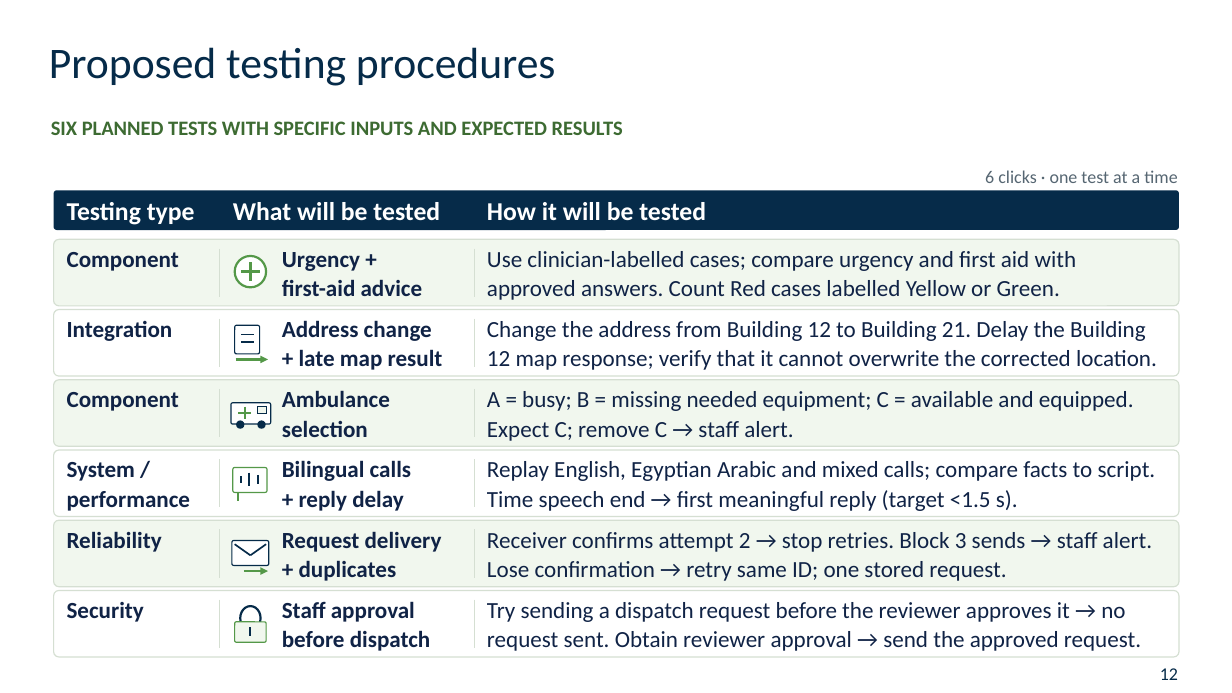
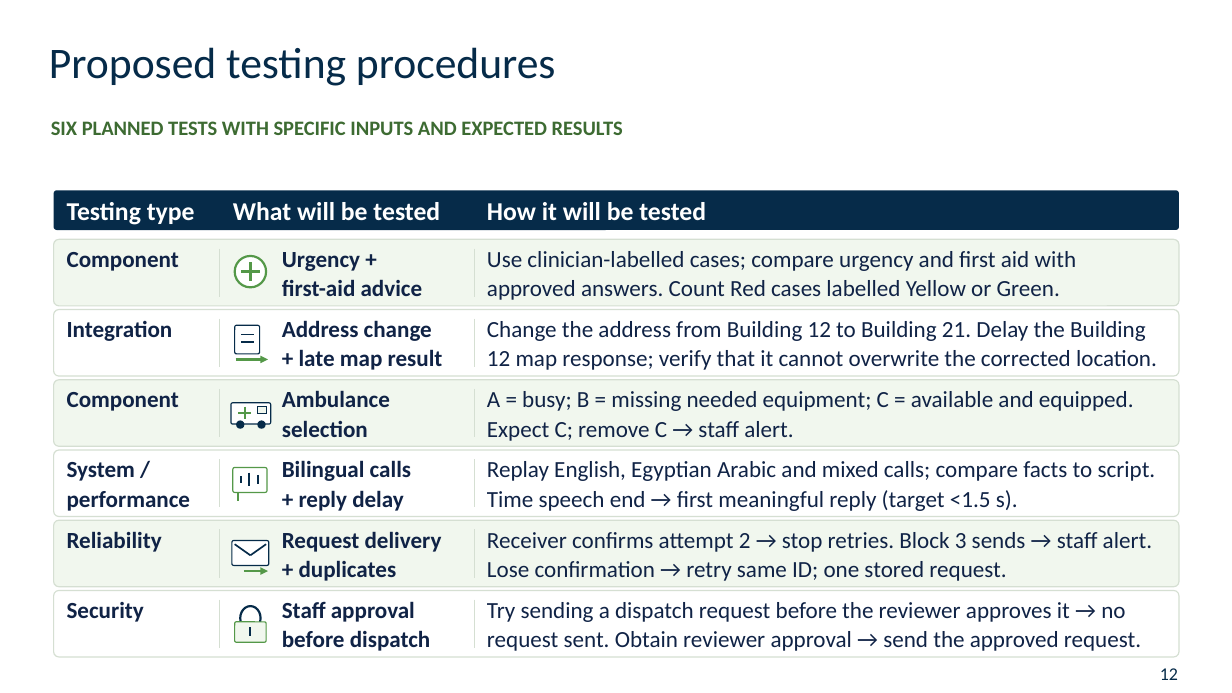
Before and after one commit to 3bdoo04/Uni-Grad, a slide deck: slide 12 of Review/Presentation/Uni-Grad - Midterm Presentation.pptx. Drawn at 1232x693 pixels with LibreOffice and Linux fonts; fonts in the diff are those of the drawing; background and template pictures are left out. Boxes give left, top, right and bottom in pixels: in the first picture for what was removed or moved away, otherwise in the second. Text is boxed around its words. In the diff, an @@ line names an element or a change of style, - is before the commit and + after.

```diff
--- a/Review/Presentation/Uni-Grad - Midterm Presentation.pptx
+++ b/Review/Presentation/Uni-Grad - Midterm Presentation.pptx
@@ text removed at [985, 170, 1177, 183] @@
-6 clicks · one test at a time
```
Also in this commit, not shown: 6 other slides changed, 2 slides added, 46 other files.
